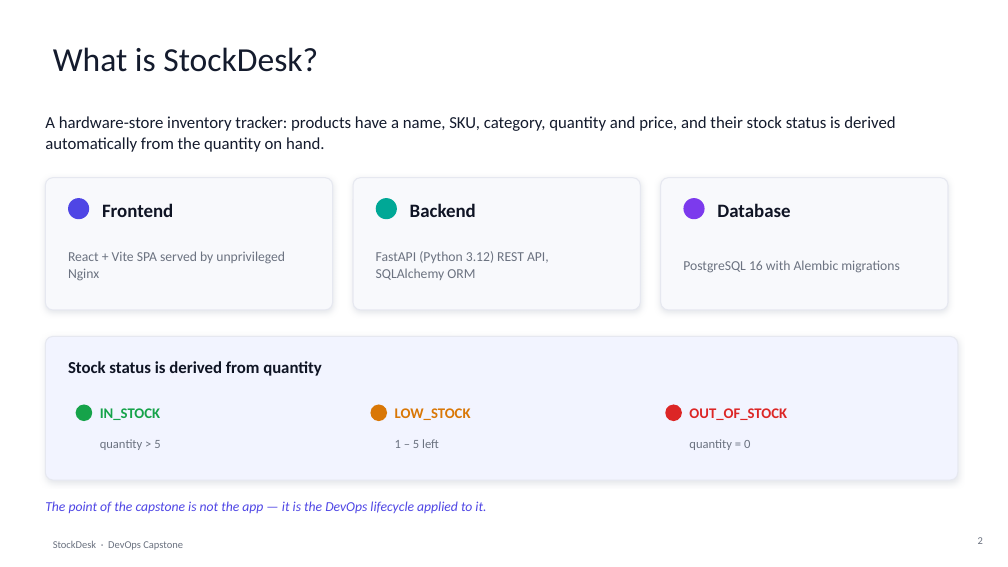
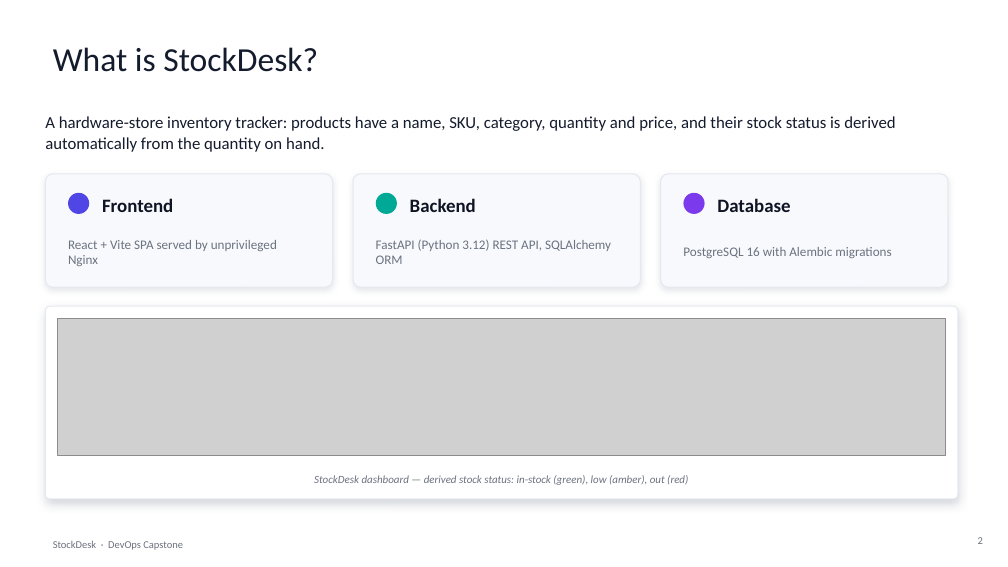
Before and after one commit to Naren456/devops-project, a slide deck: slide 2 of StockDesk_DevOps_Capstone.pptx. Drawn at 1008x567 pixels with LibreOffice and Linux fonts; fonts in the diff are those of the drawing; grey boxes stand for pictures. Boxes give left, top, right and bottom in pixels: in the first picture for what was removed or moved away, otherwise in the second. Text is boxed around its words. In the diff, an @@ line names an element or a change of style, - is before the commit and + after.

Commit message:
docs(m10): embed real evidence screenshots into presentation (slides 2,5-12)

```diff
--- a/StockDesk_DevOps_Capstone.pptx
+++ b/StockDesk_DevOps_Capstone.pptx
@@ rounded rectangle: place and size @@
-rounded rectangle at bbox=[45, 178, 333, 310]
+rounded rectangle at bbox=[45, 174, 333, 287]
@@ rounded rectangle: place and size @@
-rounded rectangle at bbox=[353, 178, 640, 310]
+rounded rectangle at bbox=[353, 174, 640, 287]
@@ proportions changed in 3 elements at bbox=[45, 174, 333, 287], bbox=[353, 174, 640, 287], bbox=[661, 174, 948, 287] @@
@@ rounded rectangle: place and size @@
-rounded rectangle at bbox=[661, 178, 948, 310]
+rounded rectangle at bbox=[661, 174, 948, 287]
@@ 3 texts, 3 ellipses: place and size @@
-3 texts, 3 ellipses at bbox=[68, 198, 790, 219]
+3 texts, 3 ellipses at bbox=[68, 193, 790, 214]
@@ size 13 to 12.5 pt in 3 elements at bbox=[68, 240, 277, 266], bbox=[376, 239, 611, 264], bbox=[683, 247, 891, 258] @@
@@ rounded rectangle: place and size @@
-rounded rectangle at bbox=[45, 337, 958, 480]
+rounded rectangle at bbox=[45, 306, 958, 499]
@@ rounded rectangle at bbox=[45, 306, 958, 499]: fill #F2F4FF to #FFFFFF; shadow changed; proportions changed @@
@@ picture added at bbox=[57, 318, 946, 455] @@
@@ text removed at bbox=[68, 361, 322, 376] @@
-Stock status is derived from quantity
@@ ellipse removed at bbox=[76, 405, 92, 421] @@
@@ text removed at bbox=[100, 408, 160, 420] @@
-IN_STOCK
@@ ellipse removed at bbox=[371, 405, 387, 421] @@
@@ text removed at bbox=[395, 408, 471, 420] @@
-LOW_STOCK
@@ ellipse removed at bbox=[665, 405, 682, 421] @@
@@ text removed at bbox=[689, 408, 787, 420] @@
-OUT_OF_STOCK
@@ text removed at bbox=[100, 439, 160, 450] @@
-quantity > 5
@@ text removed at bbox=[395, 439, 439, 448] @@
-1 – 5 left
@@ text removed at bbox=[689, 439, 750, 450] @@
-quantity = 0
@@ text added at bbox=[314, 475, 688, 485], 10.5 pt, text #6B7280, italic @@
+StockDesk dashboard — derived stock status: in-stock (green), low (amber), out (red)
@@ text removed at bbox=[45, 501, 486, 513] @@
-The point of the capstone is not the app — it is the DevOps lifecycle applied to it.
```
Also in this commit, not shown: 7 other slides changed, 1 slide added, 1 slide removed, 1 other file.
